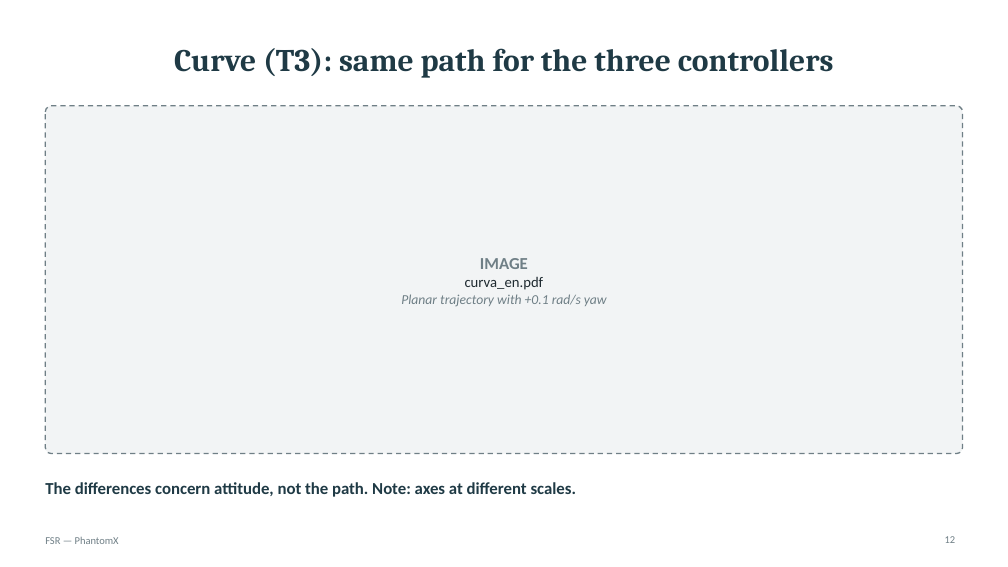
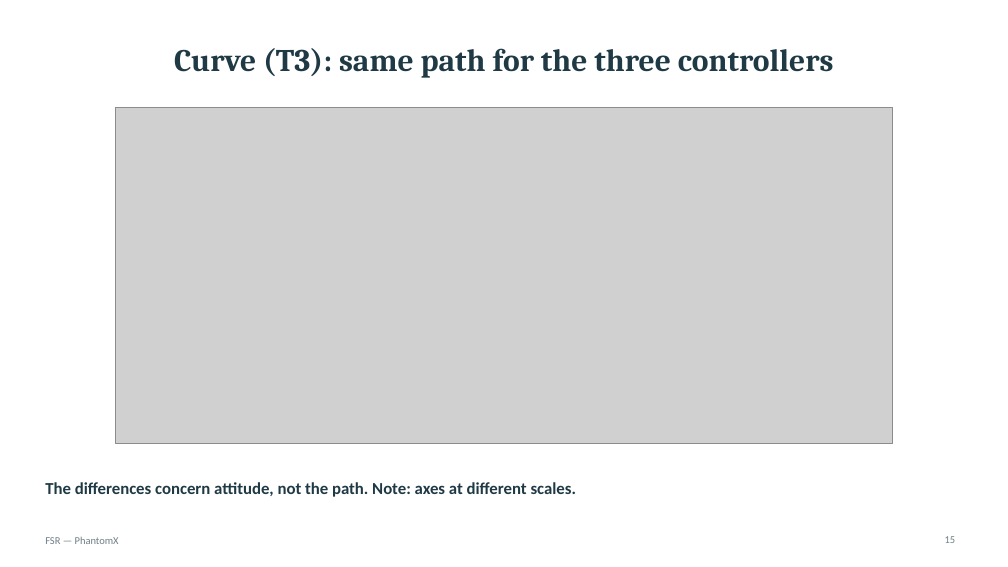
Before and after one commit to eroscribello/FSR, a slide deck: slide 15 of presentazione/FSR_phantomx_presentation.pptx (slide 12 before the commit). Drawn at 1008x567 pixels with LibreOffice and Linux fonts; fonts in the diff are those of the drawing; grey boxes stand for pictures. Boxes give left, top, right and bottom in pixels: in the first picture for what was removed or moved away, otherwise in the second. Text is boxed around its words. In the diff, an @@ line names an element or a change of style, - is before the commit and + after.

```diff
--- a/presentazione/FSR_phantomx_presentation.pptx
+++ b/presentazione/FSR_phantomx_presentation.pptx
@@ rounded rectangle removed at bbox=[45, 106, 963, 454] @@
@@ picture added at bbox=[115, 107, 892, 443] @@
@@ text removed at bbox=[401, 258, 607, 306] @@
-IMAGE
-curva_en.pdf
-Planar trajectory with +0.1 rad/s yaw
```
Also in this commit, not shown: 24 other slides changed, 4 slides added, 2 slides removed, 3 other files.
